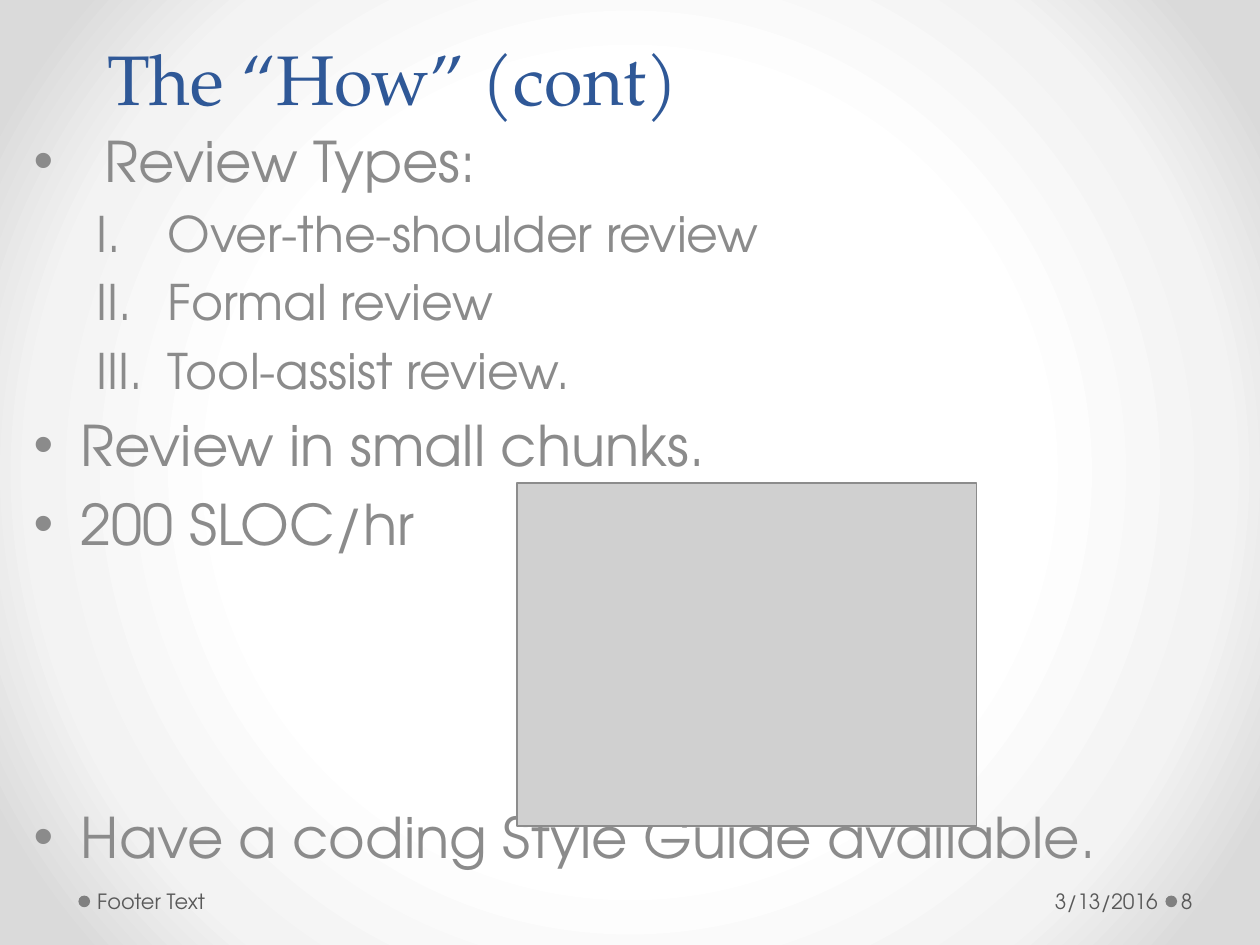
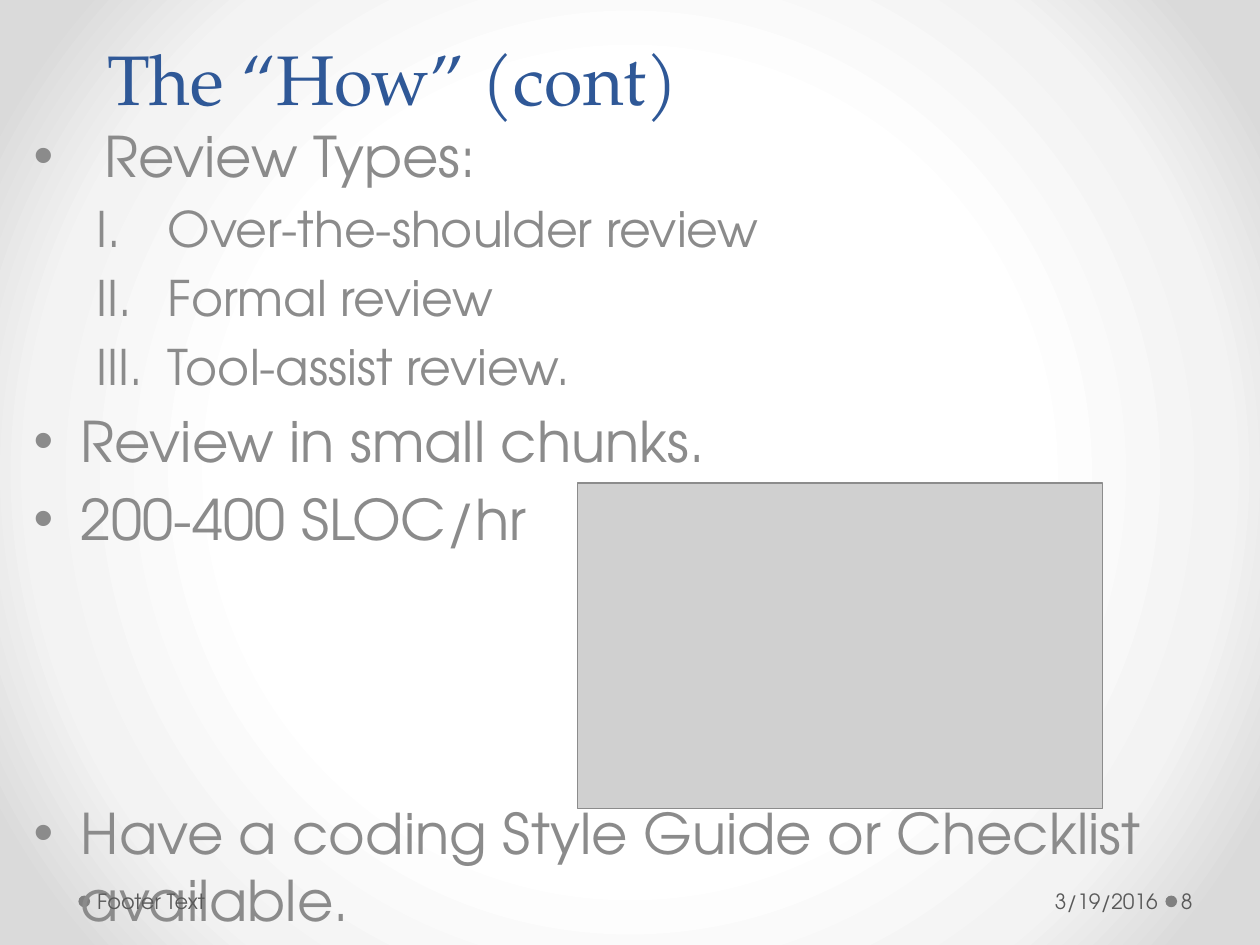
Before and after one commit to h-t-tran/brown, a slide deck: slide 8 of codereview/tech-presentation-effective-codereview.pptx. Drawn at 1260x945 pixels with LibreOffice and Linux fonts; fonts in the diff are those of the drawing; grey boxes stand for pictures. Boxes give left, top, right and bottom in pixels: in the first picture for what was removed or moved away, otherwise in the second. Text is boxed around its words. In the diff, an @@ line names an element or a change of style, - is before the commit and + after.

```diff
--- a/codereview/tech-presentation-effective-codereview.pptx
+++ b/codereview/tech-presentation-effective-codereview.pptx
@@ subtitle at bbox=[81, 498, 1141, 866]: text changed @@
-• 200 SLOC/hr
-• Have a coding Style Guide available.
+• 200-400 SLOC/hr
+• Have a coding Style Guide or Checklist available.
@@ picture: place and size @@
-picture at bbox=[517, 483, 976, 825]
+picture at bbox=[577, 483, 1102, 808]
@@ text at bbox=[1055, 893, 1158, 912]: text changed @@
-3/13/2016
+3/19/2016
```
Also in this commit, not shown: 22 other slides changed, 2 slides added, 7 other files.
